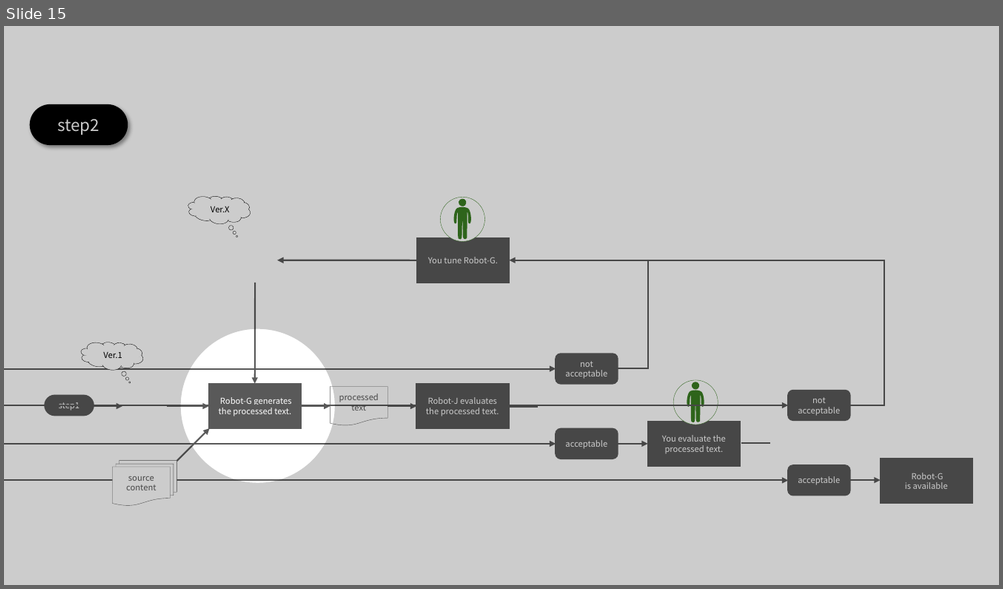
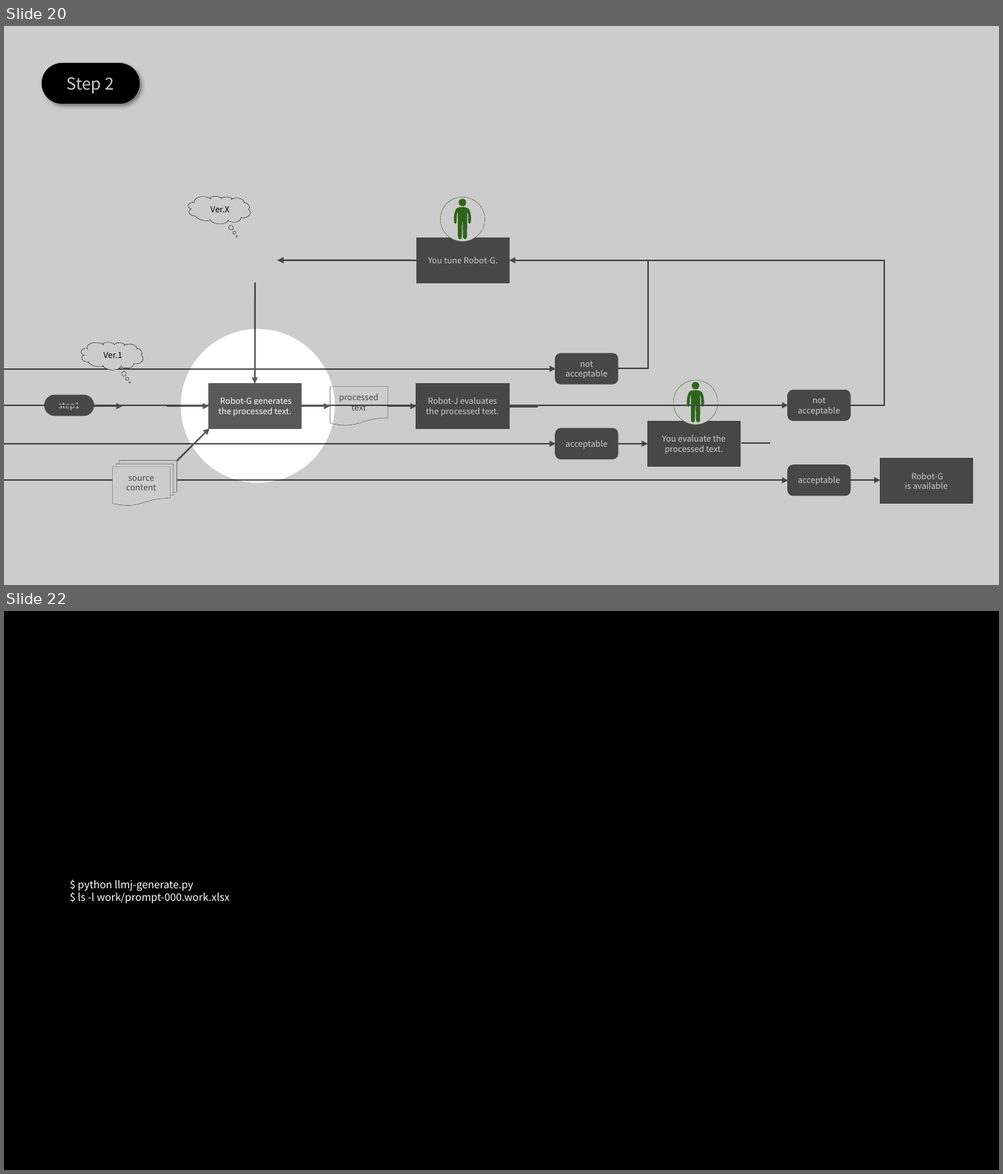
Before and after one commit to nakayama-kazuki/202x, a slide deck: tools/llm-as-a-judge/readme.pptx. Shown one above the other, each under a label of ours: slide 15 before the commit, slides 20 and 22 after it; the slides between them are not shown. The pictures are 1003x589 and 1003x1174 pixels, drawn with LibreOffice and Linux fonts; fonts in the diff are those of the drawing; background and template pictures are left out. Boxes give left, top, right and bottom in pixels: in the first picture for what was removed or moved away, otherwise in the second. Text is boxed around its words. In the diff, an @@ line names an element or a change of style, - is before the commit and + after.

```diff
--- a/tools/llm-as-a-judge/readme.pptx
+++ b/tools/llm-as-a-judge/readme.pptx
@@ slide 22 added at [4,611,999,1170], background #000000 @@
@@ text added at [78,880,229,904], 10 pt, text #FFFFFF @@
+$ python llmj-generate.py
+$ ls -l work/prompt-000.work.xlsx
@@ what was slide 15 is now slide 20 @@
@@ slide 20 changed as well @@
@@ rounded rectangle added at [42,64,138,104], fill #000000, outline #000000 1.5 pt, 16 pt, text #FFFFFF @@
+Step 2
@@ rounded rectangle removed at [30,105,126,144] @@
-step2
```
Also in this commit, not shown: 14 other slides changed, 11 other slides added, 5 slides removed.
